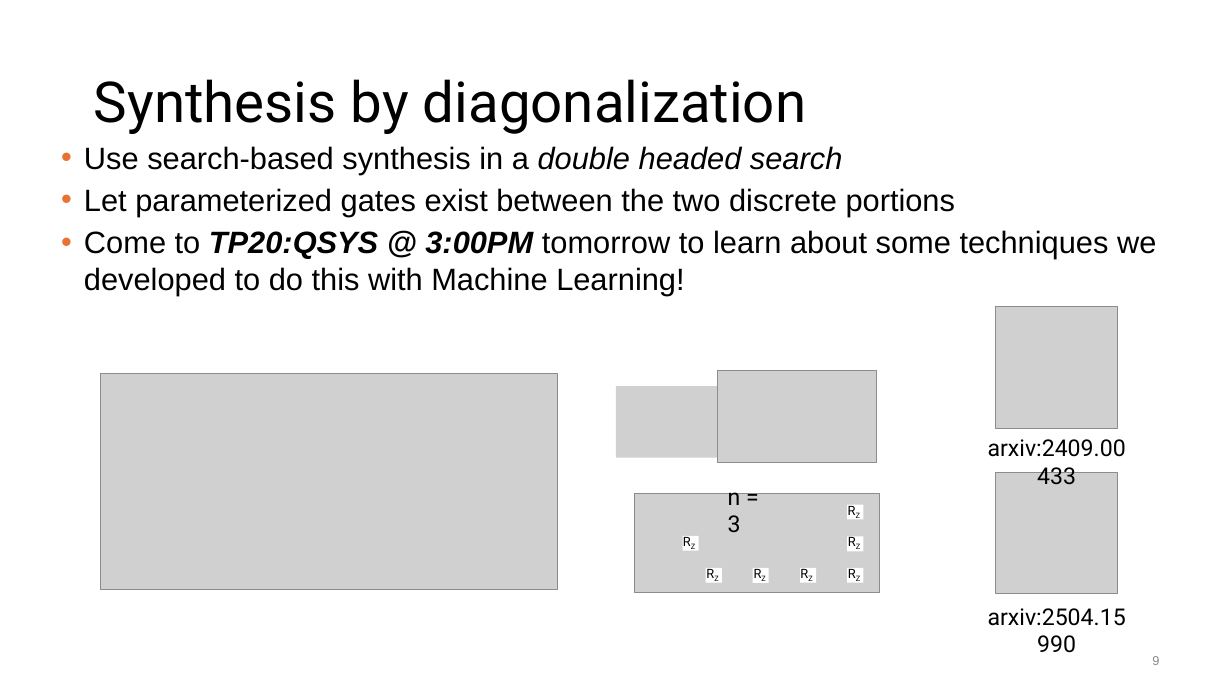
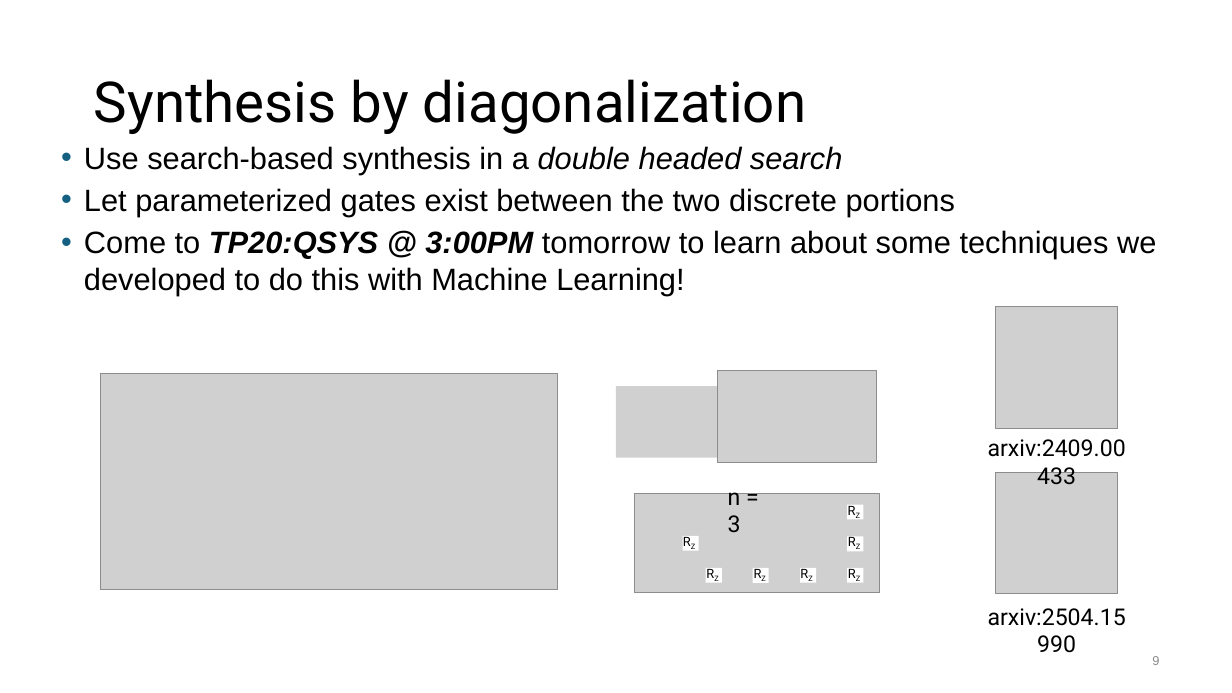
Before and after one commit to BQSKit/bqskit-tutorial, a slide deck: slide 9 of 4_FT_introduction.pptx. Drawn at 1232x693 pixels with LibreOffice and Linux fonts; fonts in the diff are those of the drawing; grey boxes stand for pictures. Boxes give left, top, right and bottom in pixels: in the first picture for what was removed or moved away, otherwise in the second. Text is boxed around its words. In the diff, an @@ line names an element or a change of style, - is before the commit and + after.

```diff
--- a/4_FT_introduction.pptx
+++ b/4_FT_introduction.pptx
@@ text "Use search-based synthesis in a ..." at [84,146,1156,296]: bullet colour #E97132 to #156082 @@
```
Also in this commit, not shown: 10 other slides changed.
